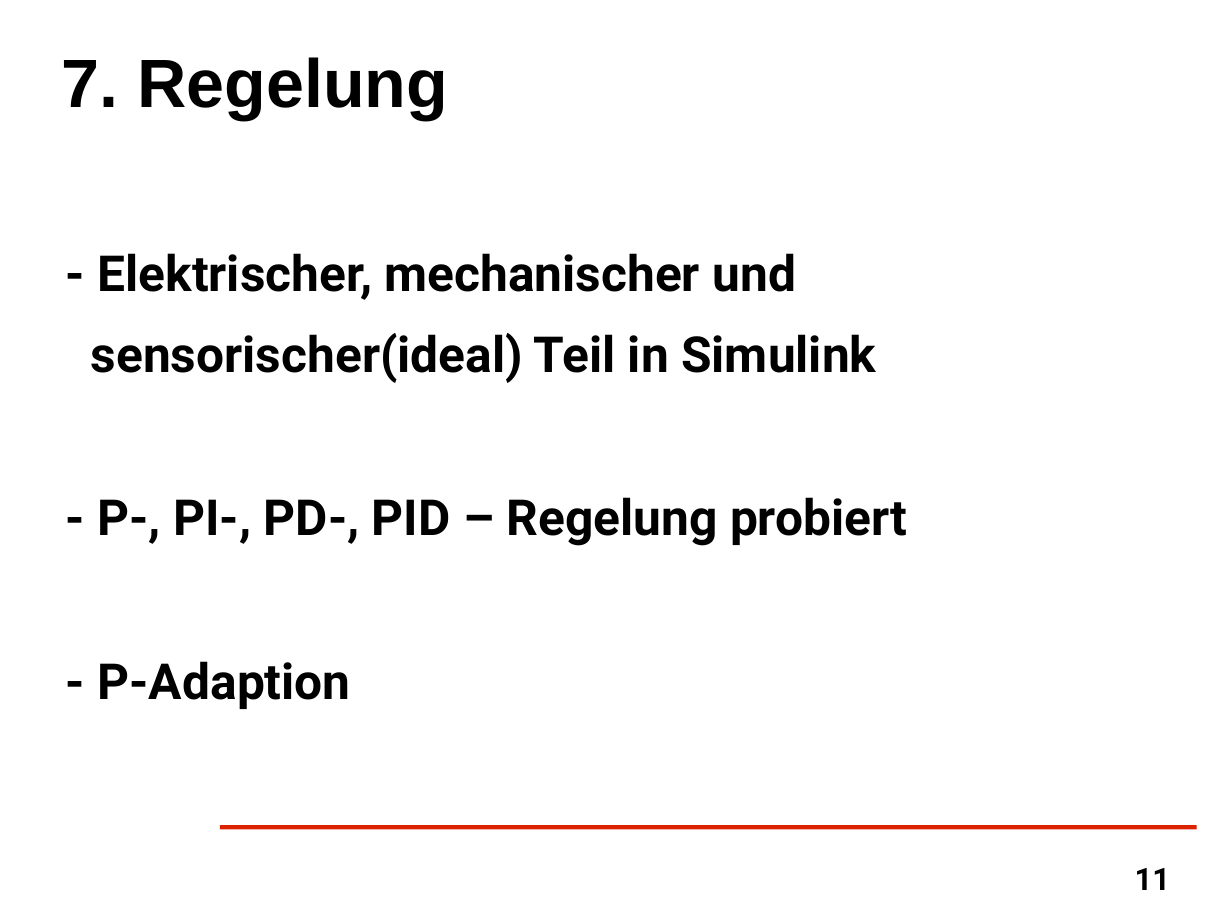
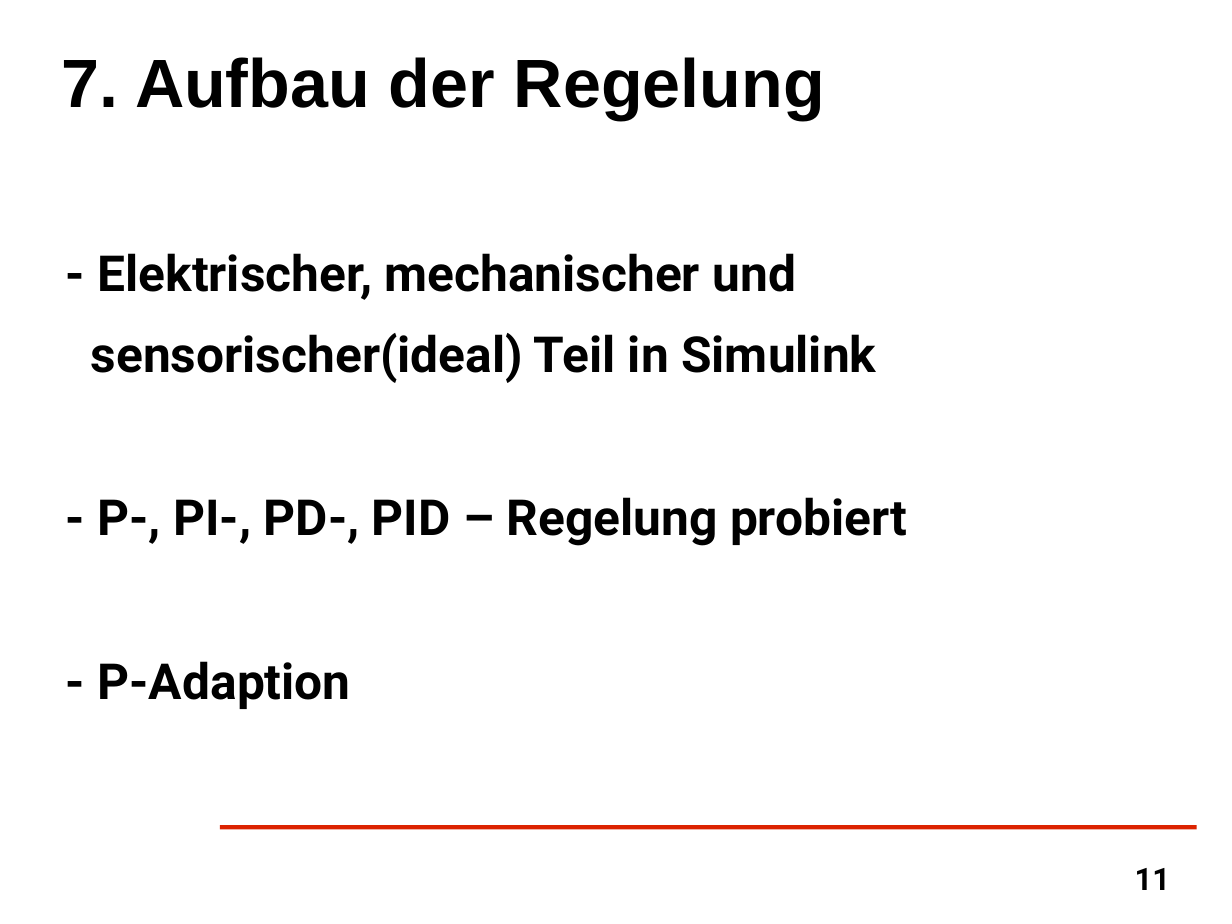
Before and after one commit to kizzm/syt_ss13, a slide deck: slide 11 of Vortrag.odp. Drawn at 1232x924 pixels with LibreOffice and Linux fonts; fonts in the diff are those of the drawing; background and template pictures are left out. Boxes give left, top, right and bottom in pixels: in the first picture for what was removed or moved away, otherwise in the second. Text is boxed around its words. In the diff, an @@ line names an element or a change of style, - is before the commit and + after.

```diff
--- a/Vortrag.odp
+++ b/Vortrag.odp
@@ title at (x1=62, y1=57, x2=825, y2=120): text changed @@
-7. Regelung
+7. Aufbau der Regelung
```
Also in this commit, not shown: 2 other slides changed, 6 other files.
